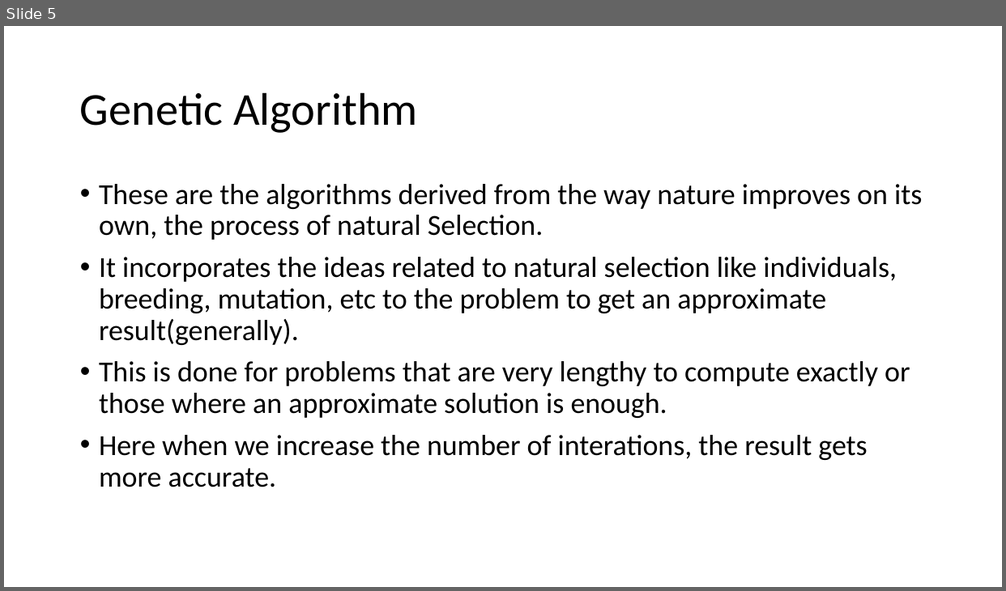
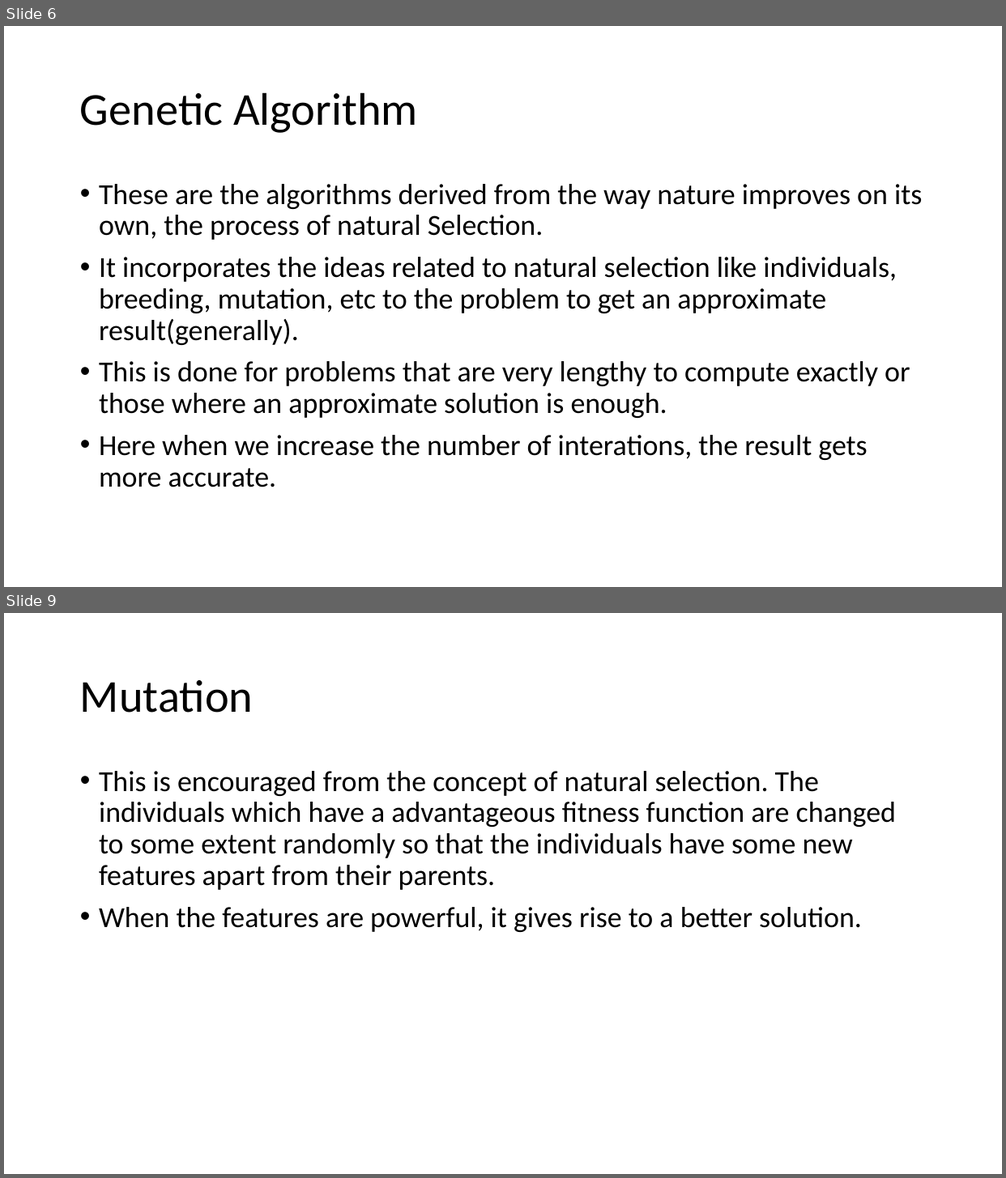
Before and after one commit to Vishwa2488/submission, a slide deck: KRSSG presentation.pptx. Shown one above the other, each under a label of ours: slide 5 before the commit, slides 6 and 9 after it; the slides between them are not shown. The pictures are 1006x591 and 1006x1178 pixels, drawn with LibreOffice and Linux fonts; fonts in the diff are those of the drawing. Boxes give left, top, right and bottom in pixels: in the first picture for what was removed or moved away, otherwise in the second. Text is boxed around its words. In the diff, an @@ line names an element or a change of style, - is before the commit and + after.

```diff
--- a/KRSSG presentation.pptx
+++ b/KRSSG presentation.pptx
@@ slide 9 added at <box>4,613,1002,1174</box>, background #FFFFFF @@
@@ title added at <box>80,680,253,713</box>, 44 pt, text #000000 @@
+Mutation
@@ text added at <box>99,771,896,932</box>, 28 pt, text #000000 @@
+• This is encouraged from the concept of natural selection. The individuals which have a advantageous fitness function are changed to some extent randomly so that the individuals have some new features apart from their parents.
+• When the features are powerful, it gives rise to a better solution.
@@ what was slide 5 is now slide 6 @@
```
Also in this commit, not shown: 2 slides changed, 3 other slides added, 2 slides removed.
